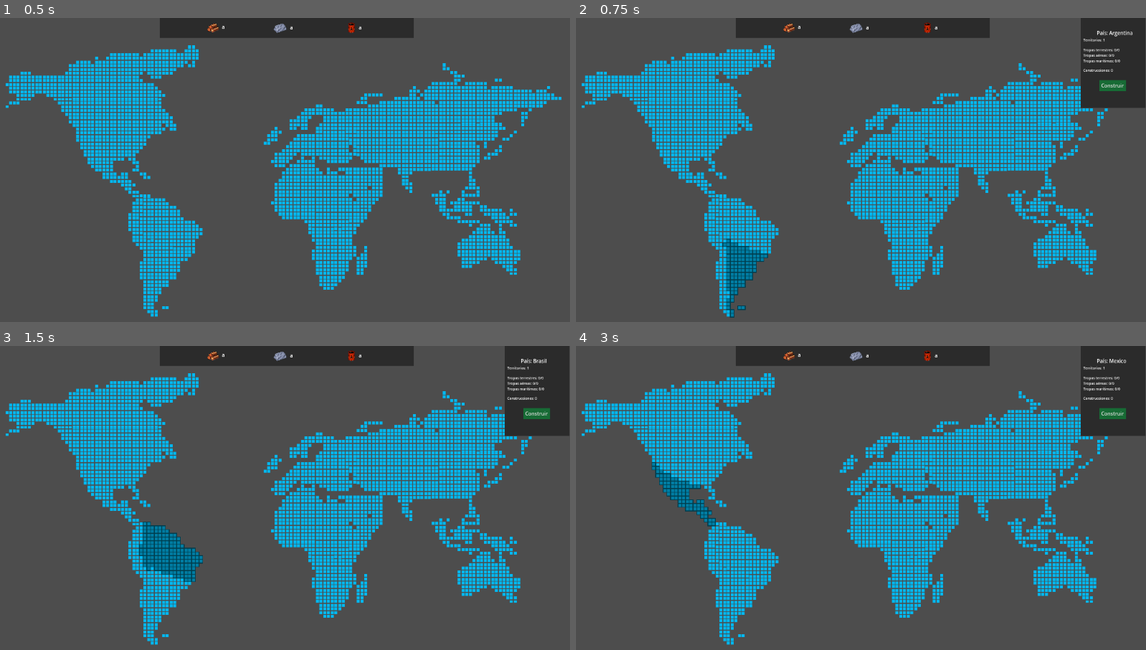
Above: before the commit, frames 1-4 (two rows, left to right).
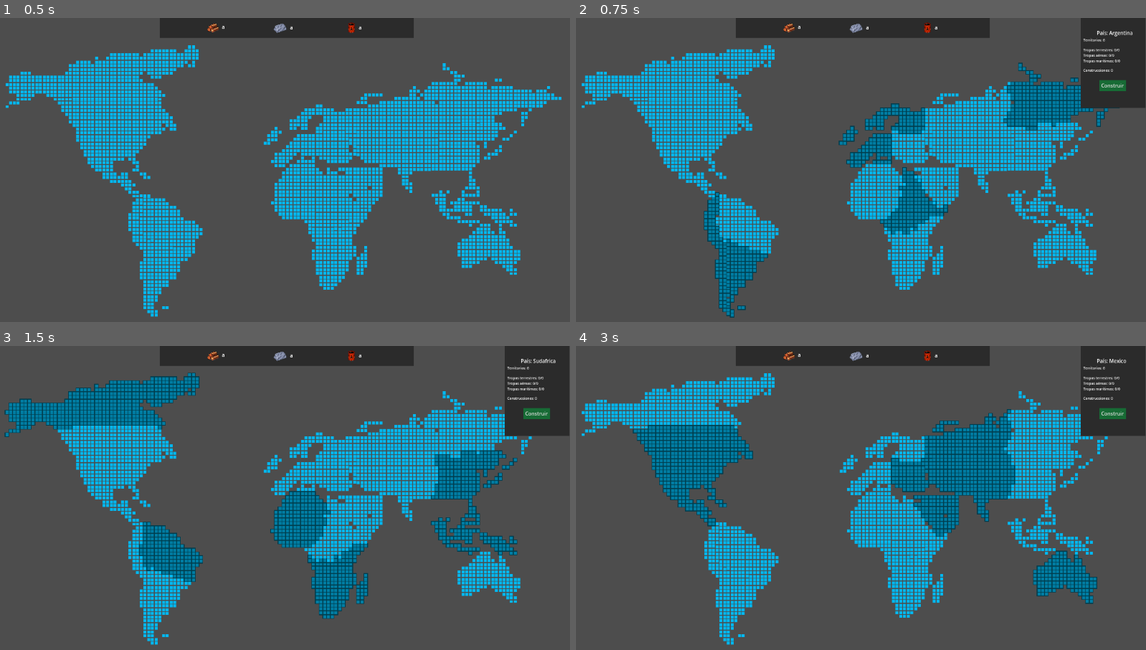
Above: after the commit, the same moments.

Repository: bula393/juegoMundialRTS
Game: Godot game, scene res://scenes/level.tscn
Two runs of this game, one before a commit and one after it. Both use one fixed random seed, a clock stepped at 60 frames per second and the inputs below.
Inputs (mouse positions are in pixels of both pictures, inside the frame that each line leads up to):
- Up to frame 1 (0.5 s): no input
- Up to frame 2 (0.75 s): click (747, 279) at 0.5 s
- Up to frame 3 (1.5 s): click (171, 552) at 1.25 s
- Up to frame 4 (3 s): click (718, 583) at 2 s; click (690, 467) at 2.75 s

Frame 1 is identical in both runs. In frame 2, 5.3% of the frame differs, in the area x 22-96%, y 6-99%; in frame 3, 9.2%; in frame 4, 9.2%, in the area x 9-93%, y 6-85%.

Commit message:
creacion de paises jugables y sorteo de resto de territorios hecho

Diff:
--- a/rts-mundial/scripts/mapa.gd
+++ b/rts-mundial/scripts/mapa.gd
@@ -1,14 +1,24 @@
 extends Node2D
+
+enum paises {ARGENTINA, BRASIL, CHILE, MEXICO, USA, CANADA, EGIPTO, ETIOPIA, SAHARA, SUDAFRICA,ALEMANIA,FRANCIA,INGLATERRA,AUSTRALIA,SANMARINO,RUSIA,CHINA, INDIA}
+
+var paisesSeleccionados = ["ARGENTINA","MEXICO","SUDAFRICA"]
+
+var paisesAsortiar = []
+
+
+
+
+
 @onready var menu_pais = $"../menuPais"
 var paisesJugable:Array[PaisJugable] = []
 
 # Called when the node enters the scene tree for the first time.
 func _ready() -> void:
-	for pais in get_children():
-		var p : PaisJugable = PaisJugable.new()
-		p.crear(pais)
-		p.menu_pais = menu_pais
-		paisesJugable.append(p)
+	armarPaisesJugables()
+	sortiarPaisesRestantes()
+
+
 
 
 
@@ -16,3 +26,27 @@
 # Called every frame. 'delta' is the elapsed time since the previous frame.
 func _process(delta: float) -> void:
 	pass
+
+
+func armarPaisesJugables() -> void:
+	for pais in get_children():
+		var estaSelecciona = false
+		for p in paisesSeleccionados:
+			if pais.name.to_upper() == p:
+				estaSelecciona =true
+		if estaSelecciona:
+			var p : PaisJugable = PaisJugable.new()
+			p.crear(pais)
+			p.menu_pais = menu_pais
+			paisesJugable.append(p)
+		else:
+			paisesAsortiar.append(pais)
+
+func sortiarPaisesRestantes() -> void:
+	var cantidadPorPais = paisesAsortiar.size() / paisesJugable.size()
+
+	for pais in paisesJugable:
+		for i in range(cantidadPorPais):
+			var paisAgregado = paisesAsortiar.pick_random()
+			pais.agregaTerritorio(paisAgregado)
+			paisesAsortiar.erase(paisAgregado)
